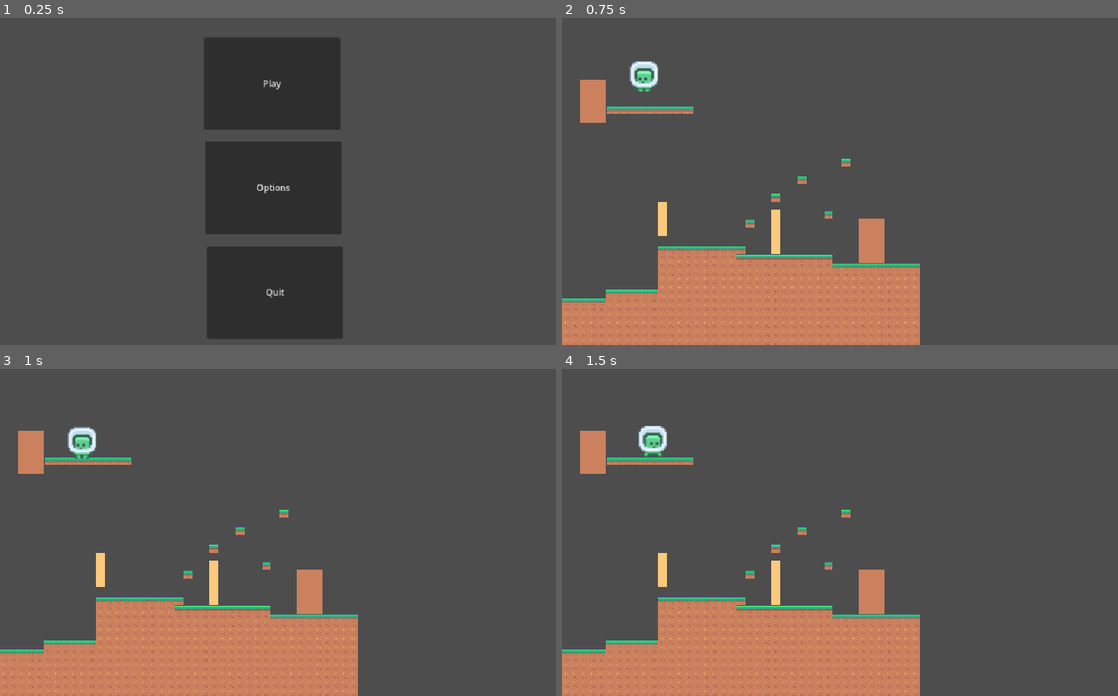
Above: before the commit, frames 1-4 (two rows, left to right).
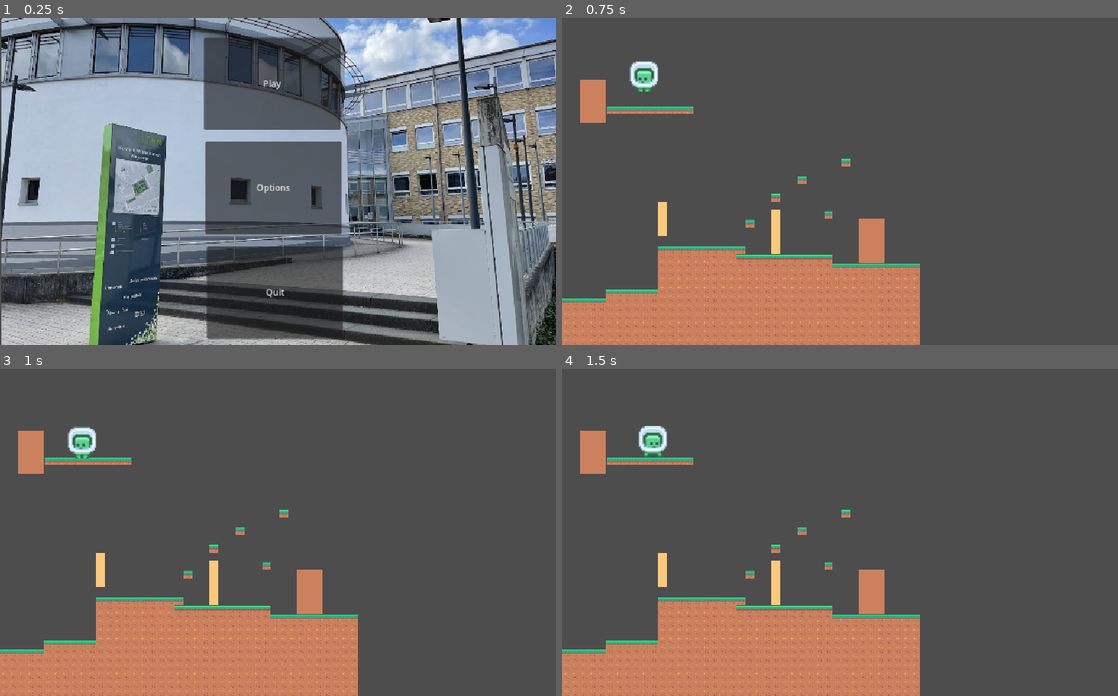
Above: after the commit, the same moments.

Repository: JustusBSchmidt04/LuckeRun
Game: Godot game, scene res://Szene/Startbildschirm/main_menu_bg.tscn
Two runs of this game, one before a commit and one after it. Both use one fixed random seed, a clock stepped at 60 frames per second and the inputs below.
Inputs:
- Up to frame 1 (0.25 s): no input
- Up to frame 2 (0.75 s): click "Play" at 0.5 s
- Up to frame 3 (1 s): no input
- Up to frame 4 (1.5 s): tap Enter at 1.25 s; hold D (right) from 1.28 s (still down)

The runs differ from the first frame. In frame 1, 88% of the frame differs, in the area x 0-100%, y 0-100%; in frame 2, nothing differs; in frame 3, nothing differs; in frame 4, nothing differs.

Commit message:
Visuals of Main Menu

Diff:
--- a/luckerun/Szene/Startbildschirm/main_menu_bg.tscn
+++ b/luckerun/Szene/Startbildschirm/main_menu_bg.tscn
@@ -1,6 +1,7 @@
-[gd_scene load_steps=3 format=3 uid="uid://5opfomoph68k"]
+[gd_scene load_steps=4 format=3 uid="uid://5opfomoph68k"]
 
 [ext_resource type="Script" uid="uid://cvqiaiccpsrgp" path="res://Szene/Startbildschirm/main_menu.gd" id="1_u6l3h"]
+[ext_resource type="Texture2D" uid="uid://d0du50csjd4oe" path="res://Assets/Background/THMBackground.jpg" id="2_idj2g"]
 
 [sub_resource type="Theme" id="Theme_u6l3h"]
 
@@ -57,3 +58,11 @@
 
 [node name="Camera2D" type="Camera2D" parent="."]
 position = Vector2(512, 301)
+
+[node name="ThmBackground" type="Sprite2D" parent="."]
+show_behind_parent = true
+light_mask = 0
+visibility_layer = 512
+position = Vector2(516, 273)
+scale = Vector2(0.641042, 0.641042)
+texture = ExtResource("2_idj2g")
Binary file added: luckerun/Assets/Background/THMBackground.jpg
Not shown, added: luckerun/Assets/Background/THMBackground.jpg.import
